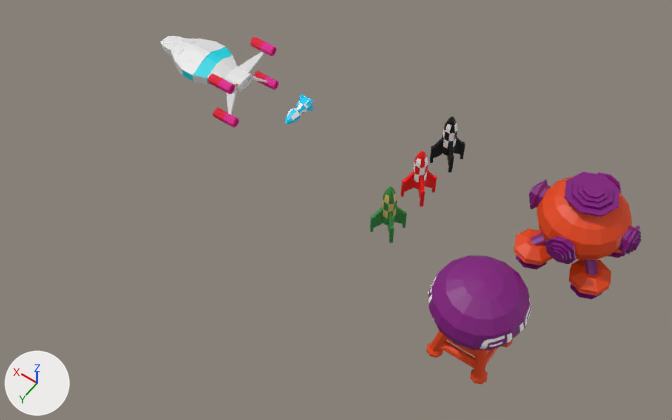
The Blender file art/3d/collection.blend as it was, and as the next commit left it.
Before and after are seen from a 50 mm camera at (-20.1, 19.3, 25.5) aimed at (-8.7, 3.4, 0.5). Arrows for +X, +Y and +Z are at lower left; the lights stay in place.
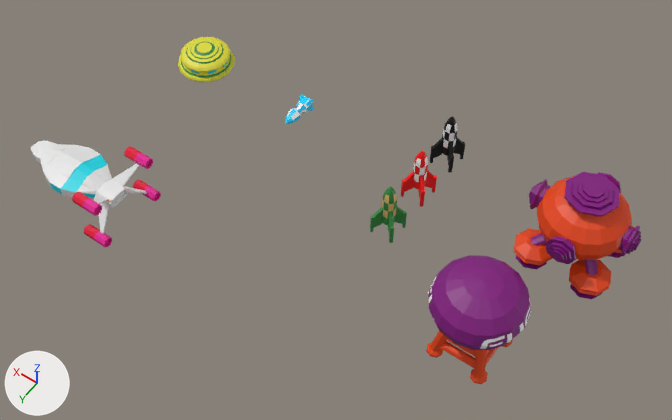
Changed parts and their boxes [x1, y1, x2, y2] in the pictures (672 x 420 px):
'Hull', moved
    before: [161, 36, 267, 115]
    after: [31, 141, 147, 233]
'UFO.Hull', added
    after: [178, 37, 235, 82]
'Cylinder.018', moved
    before: [208, 74, 235, 94]
    after: [72, 192, 102, 216]
'Cylinder.020', moved
    before: [250, 37, 277, 56]
    after: [124, 146, 153, 169]
'Cylinder.017', moved
    before: [213, 108, 239, 128]
    after: [83, 224, 112, 247]
'Cylinder.019', moved
    before: [253, 71, 279, 90]
    after: [133, 180, 161, 201]
'Win2', moved
    before: [189, 44, 217, 65]
    after: [58, 152, 90, 178]
'Win1', moved
    before: [212, 58, 236, 76]
    after: [82, 168, 110, 191]
'Win3', moved
    before: [171, 38, 195, 55]
    after: [40, 144, 69, 165]

What the commit changed:
Material 'UFO.Hull' (mat_ufo_hull) is new.
Its base color is (0.738, 0.7, 0.0389) (yellow #dfda38).
Material 'UFO.Green' (mat_ufo_green) is new.
Its base color is (0.0322, 0.269, 0.0514) (green #328e40).
Mesh me_cylinder_020 is new.
It has 384 vertices, 362 faces and spans x -1.55..1.55, y -1.55..1.55, z -5.3..4.83.
Faces by material slot: [265, 80, 17].
It uses material mat_ufo_hull (yellow #dfda38).
It uses material mat_ufo_green (green #328e40).
It uses material mat_engine (pink #e71993).
Object 'Hull' (ob_hull) moves from (0.0, 0.0, 0.0) to (0.0, 7.04, 0.0).
Object 'UFO.Hull' (ob_ufo_hull) is new; it shows me_cylinder_020.
Its location is (0.0, 0.0, 0.28).
Its scale is (0.729, 0.729, 0.1).
